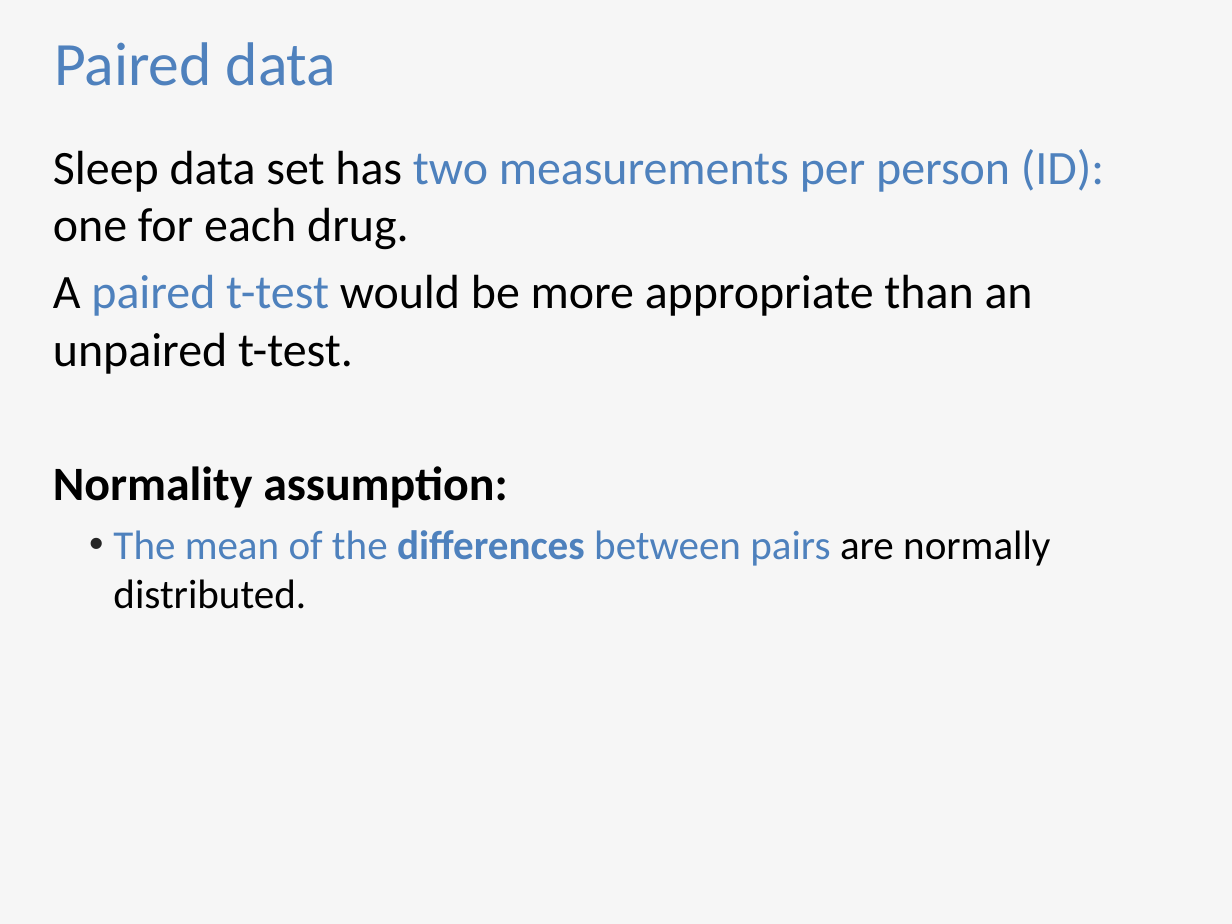
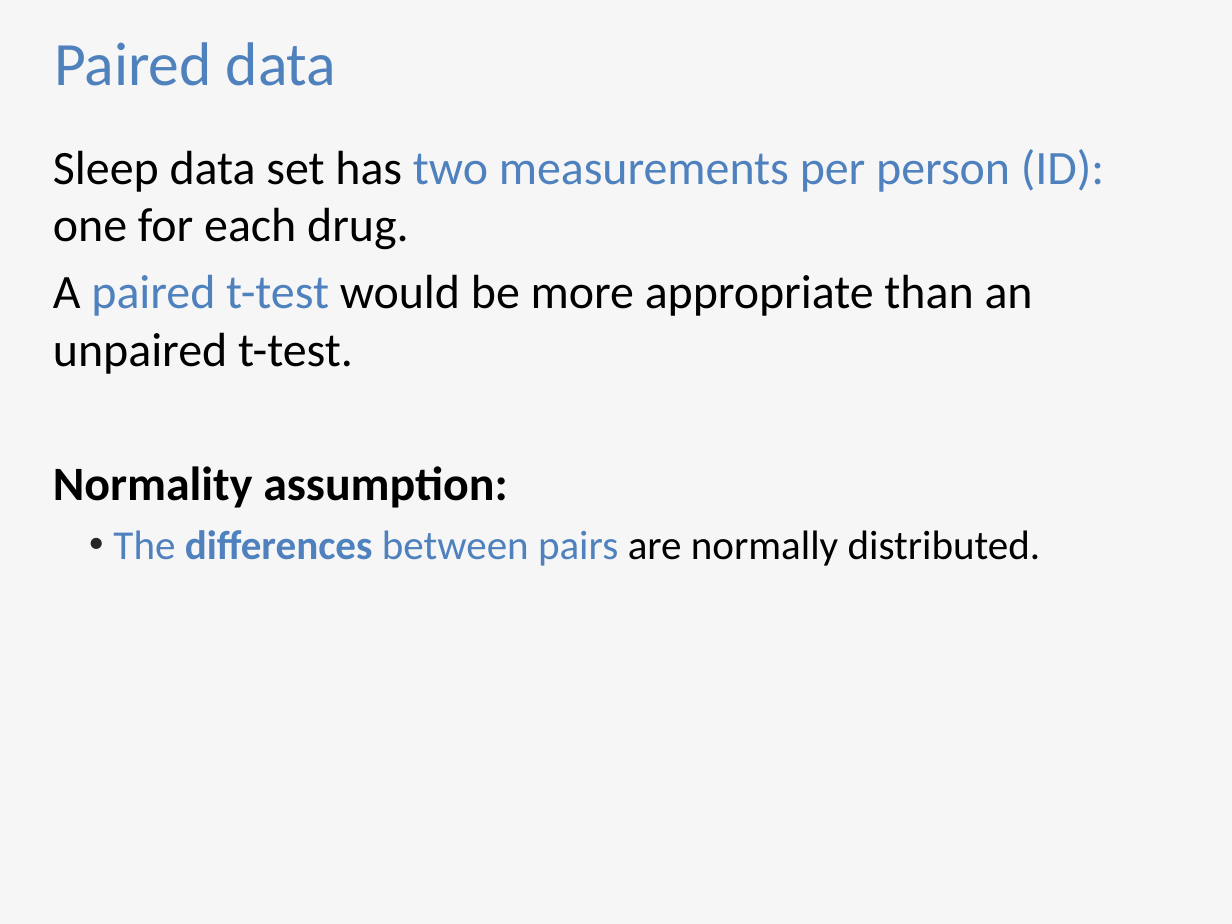
Before and after one commit to sib-swiss/first-steps-with-R-training, a slide deck: slide 18 of assets/pptx/First-steps-with-R_day2_afternoon.pptx. Drawn at 1232x924 pixels with LibreOffice and Linux fonts; fonts in the diff are those of the drawing. Boxes give left, top, right and bottom in pixels: in the first picture for what was removed or moved away, otherwise in the second. Text is boxed around its words. In the diff, an @@ line names an element or a change of style, - is before the commit and + after.

```diff
--- a/assets/pptx/First-steps-with-R_day2_afternoon.pptx
+++ b/assets/pptx/First-steps-with-R_day2_afternoon.pptx
@@ text at [113,530,1041,566]: text changed @@
-  • The mean of the differences between pairs are normally distributed.
+  • The differences between pairs are normally distributed.
```
Also in this commit, not shown: 7 other slides changed, 1 other file.
